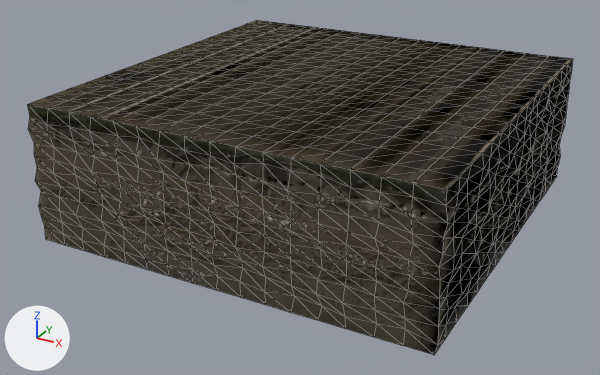
A saved change to the glTF model src/Ground/durtcube.glb.
Both versions are drawn from a camera (50 mm lens) standing at (8.91, -17.4, 7.38) and looking at (-0.29, -0.66, -0.98). The axes (+X, +Y, +Z) are drawn at lower left. The lights are the same throughout. Mesh edges are drawn as thin lines. Vertices at the same position are counted once.
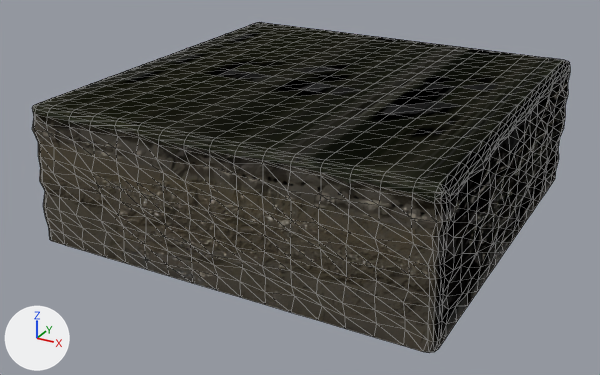
Commit message: Round durtcube edges

Where the change shows, as pixel boxes (x1, y1, x2, y2) in the pictures (600 x 375 px):
'Cube', reshaped: before (27, 20, 573, 355); after (32, 22, 570, 353)
part 1 of me_cube, built on: before (27, 20, 573, 355); after (32, 22, 570, 353)
part 2 of me_cube, surface changed: (70, 26, 543, 170) in both

Patch to the scene script:
```diff
--- a/src/Ground/durtcube.glb.py
+++ b/src/Ground/durtcube.glb.py
@@ me_cube @@
 # used by ob_cube; location = (0.0, 0.0, 0.0)
-me_cube.from_pydata(...)  # 1164 vertices, 2324 faces; spans x -4.95..4.96, y -4.96..4.95, z -1.68..1.68
+me_cube.from_pydata(...)  # 1514 vertices, 3024 faces; spans x -4.95..4.96, y -4.96..4.95, z -1.68..1.68
+# me_cube part 1: 106 vertices removed from x -4.92..4.94, y -4.93..4.92, z -1.68..1.68; 456 vertices added at x -4.9..4.91, y -4.92..4.92, z -1.68..1.68
+# me_cube part 2: 364 kept faces spanning x -4.26..4.26, y -4.22..4.22, z 1.68 get new texture (UV) coordinates
 me_cube.materials.append(mat_material)
```
